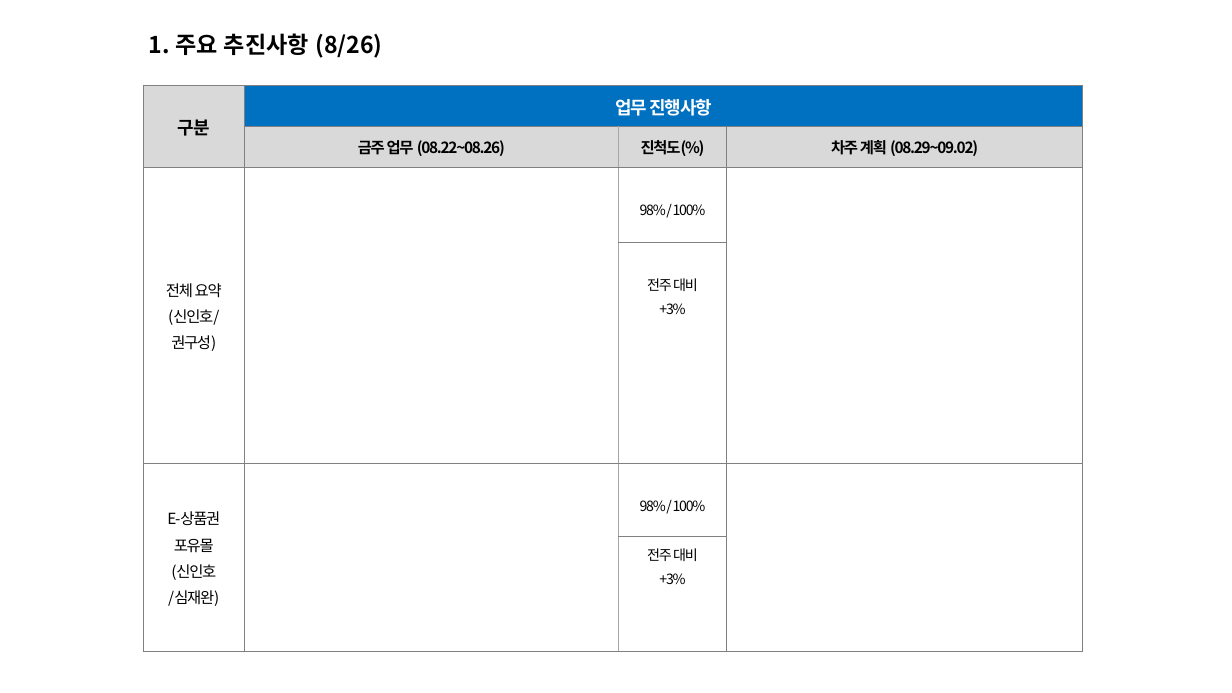
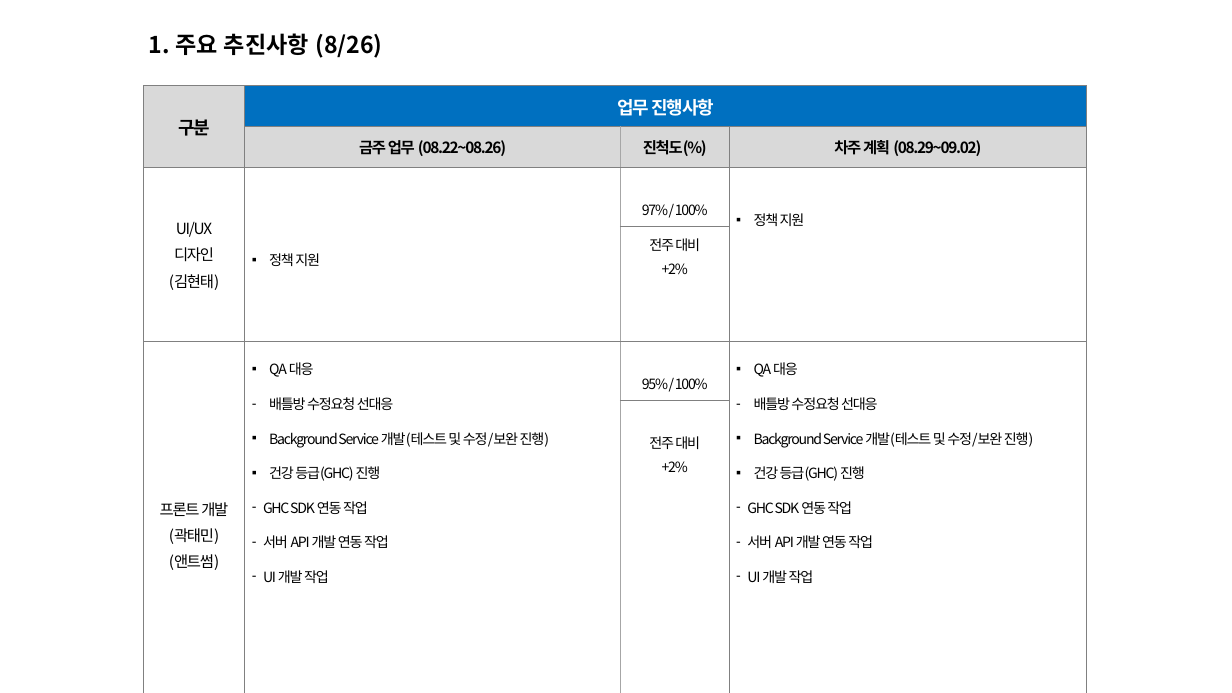
Before and after one commit to woochulpark/eujun_tong_project, a slide deck: slide 2 of 의전 통합 시스템 개발 주간업무.pptx. Drawn at 1232x693 pixels with LibreOffice and Linux fonts; fonts in the diff are those of the drawing. Boxes give left, top, right and bottom in pixels: in the first picture for what was removed or moved away, otherwise in the second. Text is boxed around its words. In the diff, an @@ line names an element or a change of style, - is before the commit and + after.

Commit message:
20220905 진행 상황

```diff
--- a/의전 통합 시스템 개발 주간업무.pptx
+++ b/의전 통합 시스템 개발 주간업무.pptx
@@ table at [143, 86, 1086, 651] @@
-row 3: 전체 요약 / (신인호/ / 권구성) |  | 98% / 100% | 
+row 3: UI/UX / 디자인 / (김현태) | 정책 지원 | 97% / 100% | 정책 지원
-row 4, column 3: 전주 대비 / +3%
+row 4, column 3: 전주 대비 / +2%
-row 5: E-상품권 / 포유몰 / (신인호 / /심재완) |  | 98% / 100% | 
+row 5: 프론트 개발 / (곽태민) / (앤트썸) | QA 대응 / 배틀방 수정요청 선대응 / Background Service 개발(테스트 및 수정/보완 진행) / 건강 등급(GHC) 진행 / GHC SDK 연동 작업 / 서버 API 개발 연동 작업 / UI 개발 작업 | 95% / 100% | QA 대응 / 배틀방 수정요청 선대응 / Background Service 개발(테스트 및 수정/보완 진행) / 건강 등급(GHC) 진행 / GHC SDK 연동 작업 / 서버 API 개발 연동 작업 / UI 개발 작업
-row 6, column 3: 전주 대비 / +3%
+row 6, column 3: 전주 대비 / +2%
```
Also in this commit, not shown: 1 other slide changed, 7 other files.
